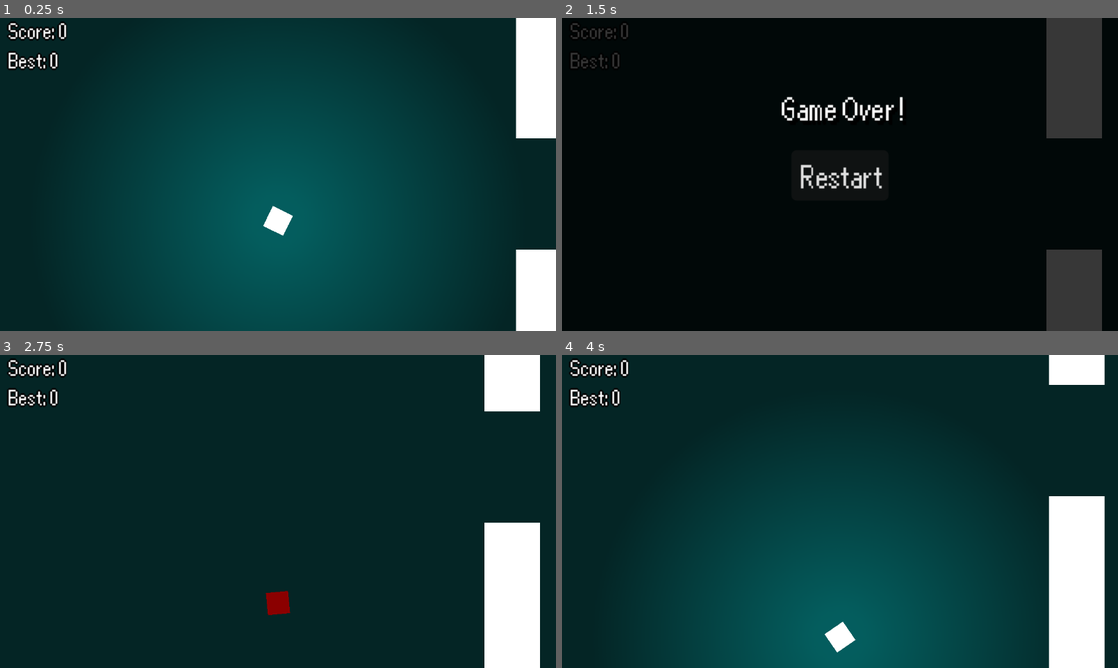
Above: before the commit, frames 1-4 (two rows, left to right).
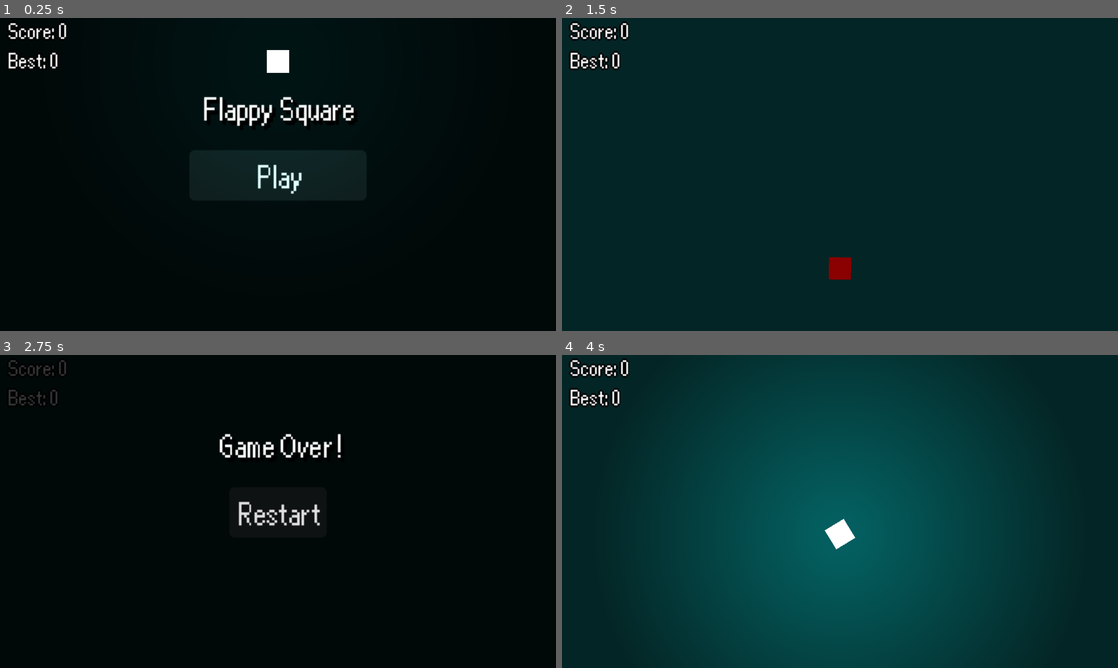
Above: after the commit, the same moments.

Repository: Nabil080/flappy-square
Game: Godot game, scene res://core/game.tscn
Two runs of this game, one before a commit and one after it. Both use one fixed random seed, a clock stepped at 60 frames per second and the inputs below.
Inputs (mouse positions are in pixels of both pictures, inside the frame that each line leads up to):
- Up to frame 1 (0.25 s): no input
- Up to frame 2 (1.5 s): click (840, 174) at 0.5 s, where only the run after the commit has a clickable "Play"; tap Space (flap) at 1.35 s
- Up to frame 3 (2.75 s): tap Space (flap) at 1.52, 1.82 s; click (278, 511) at 2 s, where only the run before the commit has a clickable "Restart"
- Up to frame 4 (4 s): click (840, 511) at 2.75 s, where only the run after the commit has a clickable "Restart"; click (840, 511) at 3.5 s, where only the run after the commit has a clickable "Play"

The runs differ from the first frame. In frame 1, 99% of the frame differs, in the area x 0-100%, y 0-100%; in frame 2, 97%; in frame 3, 97%; in frame 4, 15%.

Commit message:
Start menu

Diff:
--- a/UI/game_over_menu.gd
+++ b/UI/game_over_menu.gd
@@ -1,5 +1,4 @@
 extends Control
-
 
 func _on_button_pressed() -> void:
 	get_tree().paused = false
--- /dev/null
+++ b/UI/starting_menu.gd
@@ -0,0 +1,11 @@
+extends Control
+
+func _ready() -> void:
+	show()
+	get_tree().paused = true
+
+func _on_button_pressed() -> void:
+	get_tree().paused = false
+	hide()
+	$"../../Player".is_playing = true
+	Globals.first_launch = false
--- /dev/null
+++ b/UI/starting_menu.tscn
@@ -0,0 +1,58 @@
+[gd_scene load_steps=3 format=3 uid="uid://cf8regt20yulc"]
+
+[ext_resource type="Script" uid="uid://c25lclunrfres" path="res://UI/starting_menu.gd" id="1_wbhx8"]
+
+[sub_resource type="StyleBoxFlat" id="StyleBoxFlat_jobbv"]
+bg_color = Color(0, 0, 0, 0.78431374)
+
+[node name="StartingMenu" type="Control"]
+process_mode = 2
+layout_mode = 3
+anchors_preset = 15
+anchor_right = 1.0
+anchor_bottom = 1.0
+grow_horizontal = 2
+grow_vertical = 2
+script = ExtResource("1_wbhx8")
+
+[node name="Panel" type="Panel" parent="."]
+layout_mode = 0
+offset_right = 320.0
+offset_bottom = 180.0
+theme_override_styles/panel = SubResource("StyleBoxFlat_jobbv")
+
+[node name="Button" type="Button" parent="Panel"]
+custom_minimum_size = Vector2(20, 0)
+layout_mode = 1
+anchors_preset = 8
+anchor_left = 0.5
+anchor_top = 0.5
+anchor_right = 0.5
+anchor_bottom = 0.5
+offset_left = -51.0
+offset_top = -14.5
+offset_right = 51.0
+offset_bottom = 14.5
+grow_horizontal = 2
+grow_vertical = 2
+text = "Play"
+
+[node name="Label" type="Label" parent="Panel"]
+layout_mode = 1
+anchors_preset = 8
+anchor_left = 0.5
+anchor_top = 0.5
+anchor_right = 0.5
+anchor_bottom = 0.5
+offset_left = -20.0
+offset_top = -49.0
+offset_right = 20.0
+offset_bottom = -26.0
+grow_horizontal = 2
+grow_vertical = 2
+theme_override_colors/font_shadow_color = Color(0, 0, 0, 1)
+theme_override_constants/shadow_offset_x = 2
+theme_override_constants/shadow_offset_y = 2
+text = "Flappy Square"
+
+[connection signal="pressed" from="Panel/Button" to="." method="_on_button_pressed"]
--- a/core/game.gd
+++ b/core/game.gd
@@ -12,6 +12,7 @@
 func _ready() -> void:
 	_load_data()
 	_update_ui()
+	get_tree().paused = true
 
 
 func _on_player_is_dead() -> void:
--- a/core/game.tscn
+++ b/core/game.tscn
@@ -6,6 +6,7 @@
 [ext_resource type="FontFile" uid="uid://cg24g0btouosh" path="res://assets/ari-w9500-condensed.ttf" id="2_a04qp"]
 [ext_resource type="PackedScene" uid="uid://dr7jkik87k7qj" path="res://UI/game_over_menu.tscn" id="3_sjcnv"]
 [ext_resource type="AudioStream" uid="uid://17hthmxx7u81" path="res://assets/game-over-arcade-6435.mp3" id="6_cjuek"]
+[ext_resource type="PackedScene" uid="uid://cf8regt20yulc" path="res://UI/starting_menu.tscn" id="7_vhpdd"]
 
 [sub_resource type="WorldBoundaryShape2D" id="WorldBoundaryShape2D_ey2n3"]
 
@@ -54,6 +55,9 @@
 z_index = 2
 layout_mode = 1
 
+[node name="StartingMenu" parent="UI" instance=ExtResource("7_vhpdd")]
+layout_mode = 1
+
 [node name="Floor" type="StaticBody2D" parent="." groups=["enemy"]]
 position = Vector2(160, 180)
 
@@ -67,17 +71,18 @@
 [node name="CollisionShape2D" type="CollisionShape2D" parent="Ceiling"]
 shape = SubResource("WorldBoundaryShape2D_ey2n3")
 
-[node name="Player" parent="." instance=ExtResource("1_d3un6")]
-position = Vector2(160, 90)
+[node name="Player" parent="." groups=["player"] instance=ExtResource("1_d3un6")]
+position = Vector2(160, 25.000008)
 
 [node name="PipeManager" type="Node2D" parent="."]
-position = Vector2(338, 93)
+position = Vector2(336, 92)
 script = ExtResource("2_5sg27")
 
 [node name="DestroyArea" type="Area2D" parent="PipeManager"]
+position = Vector2(-334, -2)
 
 [node name="CollisionShape2D" type="CollisionShape2D" parent="PipeManager/DestroyArea"]
-position = Vector2(-364, -3)
+position = Vector2(-12, 0)
 shape = SubResource("RectangleShape2D_5sg27")
 
 [node name="GameOverSound" type="AudioStreamPlayer" parent="."]
--- /dev/null
+++ b/core/globals.gd
@@ -0,0 +1,3 @@
+extends Node
+
+var first_launch := true
--- a/entities/player.gd
+++ b/entities/player.gd
@@ -8,14 +8,16 @@
 @export var GRAVITY := 800.0
 @export var FLAP_STRENGTH := 225.0
 
-var can_jump := true
+var is_playing := false
+var should_fall := false
 
 func _physics_process(delta):
 	# Apply GRAVITY
-	velocity.y += GRAVITY * delta
+	if is_playing or should_fall:
+		velocity.y += GRAVITY * delta
 
 	# Flap
-	if Input.is_action_just_pressed("flap") and can_jump:
+	if Input.is_action_just_pressed("flap") and is_playing:
 		velocity.y = -FLAP_STRENGTH
 		audio_stream_player.pitch_scale = randf_range(0.8, 1.2)
 		audio_stream_player.play()
@@ -38,5 +40,10 @@
 		$CollisionShape2D.disabled = true
 		$PointLight2D.enabled = false
 		velocity.y = -FLAP_STRENGTH
-		can_jump = false
+		is_playing = false
+		should_fall = true
 		is_dead.emit()
+
+
+func start():
+	is_playing = true
--- a/project.godot
+++ b/project.godot
@@ -18,13 +18,13 @@
 [autoload]
 
 GlobalAudioStreamPlayer="*res://core/audio_stream_player.tscn"
+Globals="*res://core/globals.gd"
 
 [display]
 
 window/size/viewport_width=320
 window/size/viewport_height=180
 window/size/initial_position=Vector2i(0, -50)
-window/size/borderless=true
 window/size/window_width_override=640
 window/size/window_height_override=360
 window/stretch/mode="canvas_items"
@@ -33,6 +33,7 @@
 
 enemy=""
 pipes=""
+player=""
 
 [gui]
 
Not shown, added: UI/starting_menu.gd.uid
Not shown: 1 places in core/game.tscn that only renumber resources
Not shown, added: core/globals.gd.uid
Not shown, changed: export_presets.cfg
